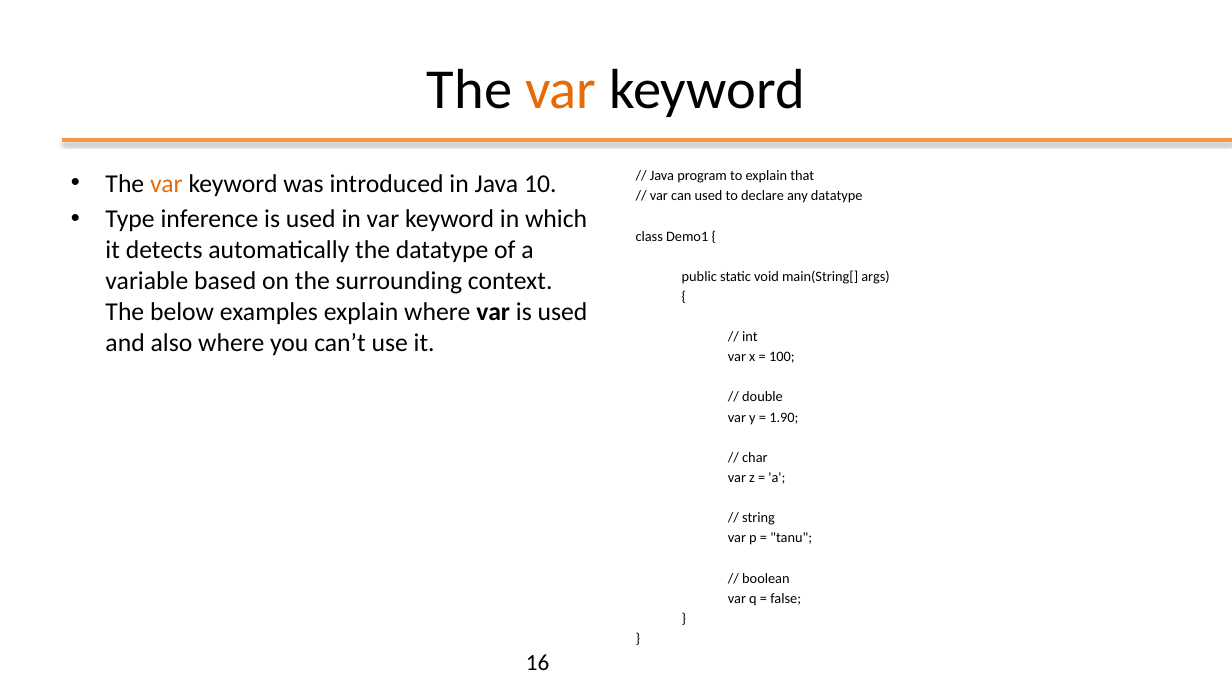
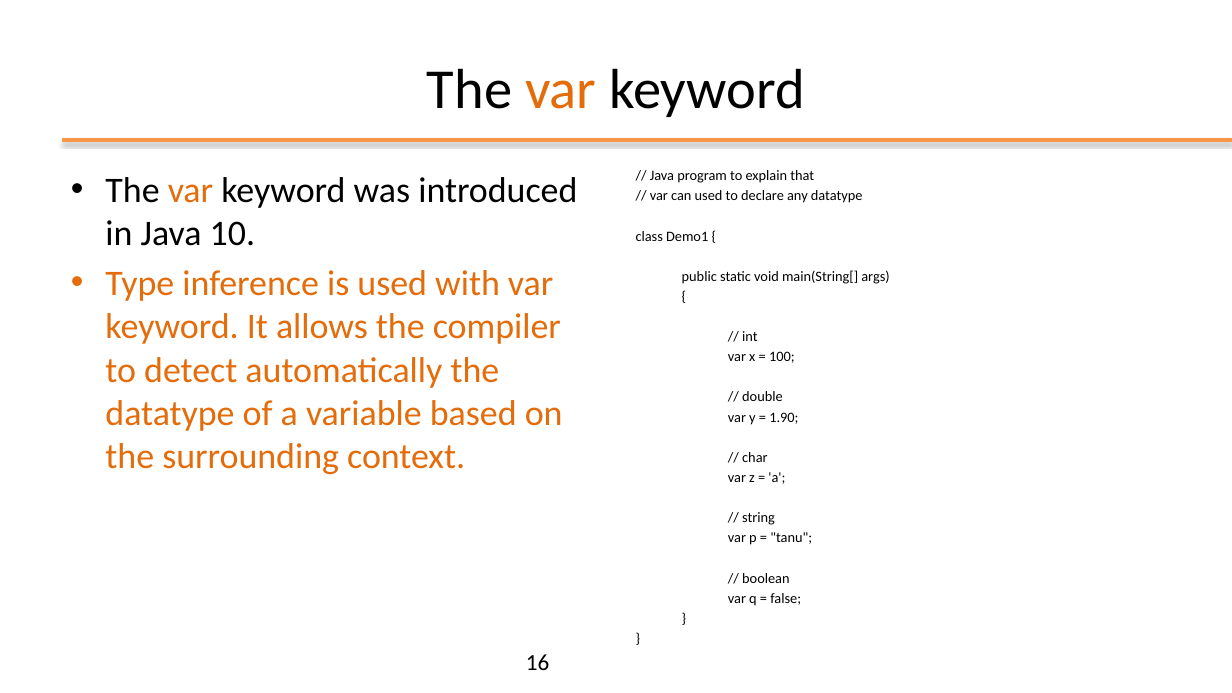
Before and after one commit to nbicocchi/learn-java-core, a slide deck: slide 16 of assets/slides/E2 - Java Basics.pptx. Drawn at 1232x693 pixels with LibreOffice and Linux fonts; fonts in the diff are those of the drawing; background and template pictures are left out. Boxes give left, top, right and bottom in pixels: in the first picture for what was removed or moved away, otherwise in the second. Text is boxed around its words. In the diff, an @@ line names an element or a change of style, - is before the commit and + after.

```diff
--- a/assets/slides/E2 - Java Basics.pptx
+++ b/assets/slides/E2 - Java Basics.pptx
@@ text at bbox=[105, 177, 577, 246]: size 20 to 28 pt in "The var keyword was introduced in Java ..."; more space between paragraphs @@
@@ text at bbox=[105, 270, 563, 474]: text changed; size 20 to 28 pt; text colour #000000 to #E46C0A @@
-• Type inference is used in var keyword in which it detects automatically the datatype of a variable based on the surrounding context. The below examples explain where var is used and also where you can’t use it.
+• Type inference is used with var keyword. It allows the compiler to detect automatically the datatype of a variable based on the surrounding context.
```
Also in this commit, not shown: 23 other slides changed, 4 slides added, 3 slides removed, 1 other file.
